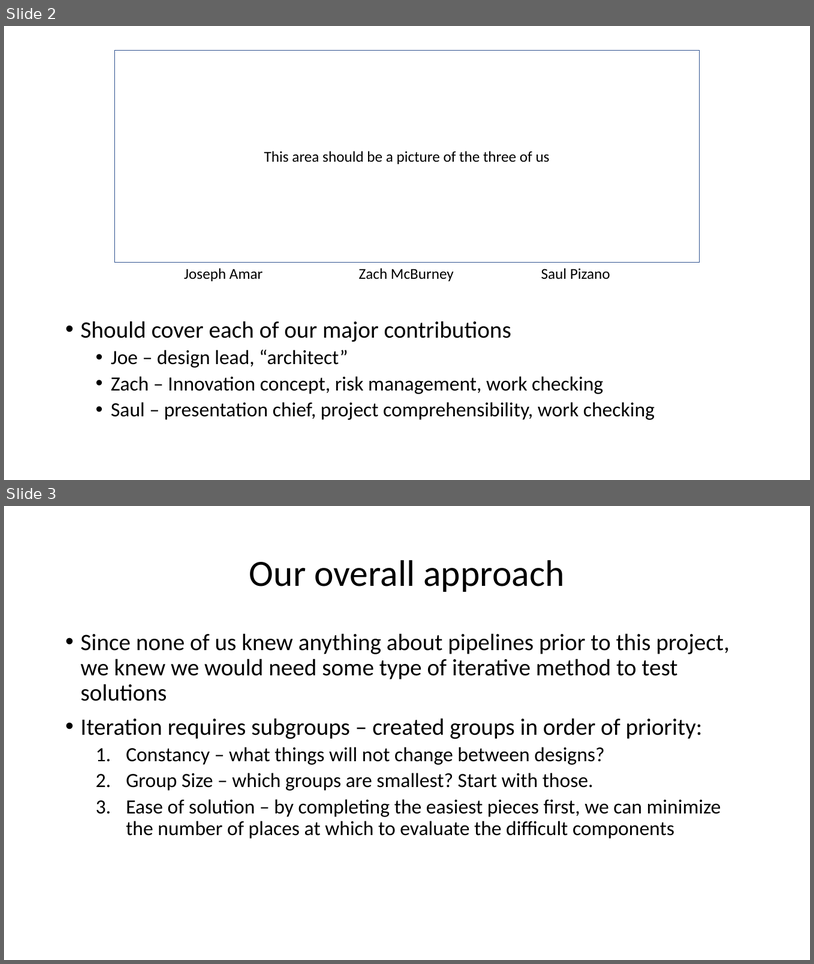
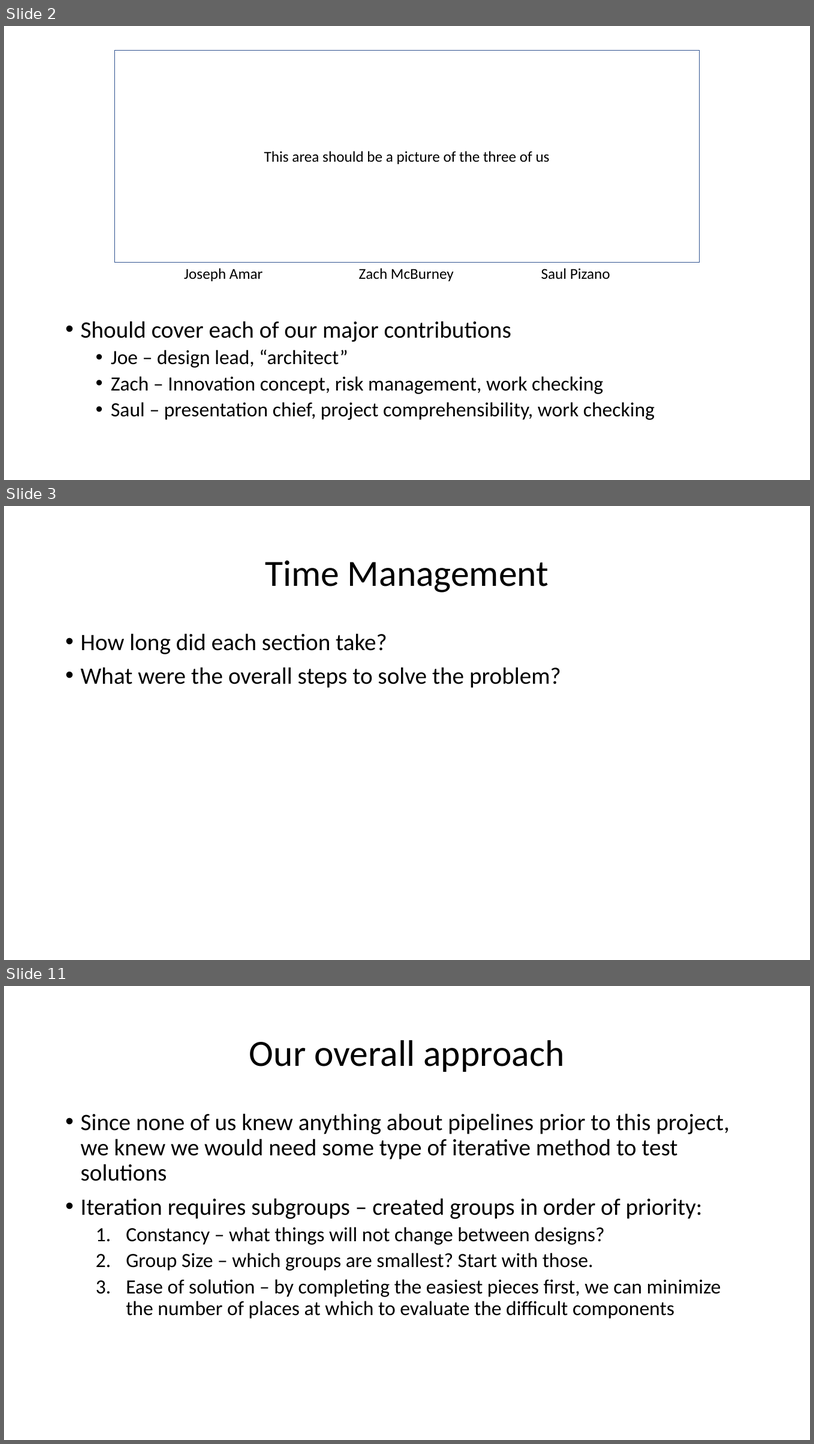
Before and after one commit to jamar1391/hello-world, a slide deck: dev/fluor/The AquaDucks/The AquaDucks Presentation.pptx. Shown one above the other, each under a label of ours: slides 2 and 3 before the commit, slides 2, 3 and 11 after it; the slides between them are not shown. The pictures are 814x964 and 814x1444 pixels, drawn with LibreOffice and Linux fonts; fonts in the diff are those of the drawing. Boxes give left, top, right and bottom in pixels: in the first picture for what was removed or moved away, otherwise in the second. Text is boxed around its words. In the diff, an @@ line names an element or a change of style, - is before the commit and + after.

```diff
--- a/dev/fluor/The AquaDucks/The AquaDucks Presentation.pptx
+++ b/dev/fluor/The AquaDucks/The AquaDucks Presentation.pptx
@@ slide 3 added at [4,506,810,960], background #FFFFFF @@
@@ title added at [265,560,549,592], 44 pt, text #000000 @@
+Time Management
@@ text added at [81,633,561,688], 28 pt, text #000000 @@
+• How long did each section take?
+• What were the overall steps to solve the problem?
@@ what was slide 3 is now slide 11 @@
```
Also in this commit, not shown: 1 slide changed, 7 other slides added, 1 slide removed.
